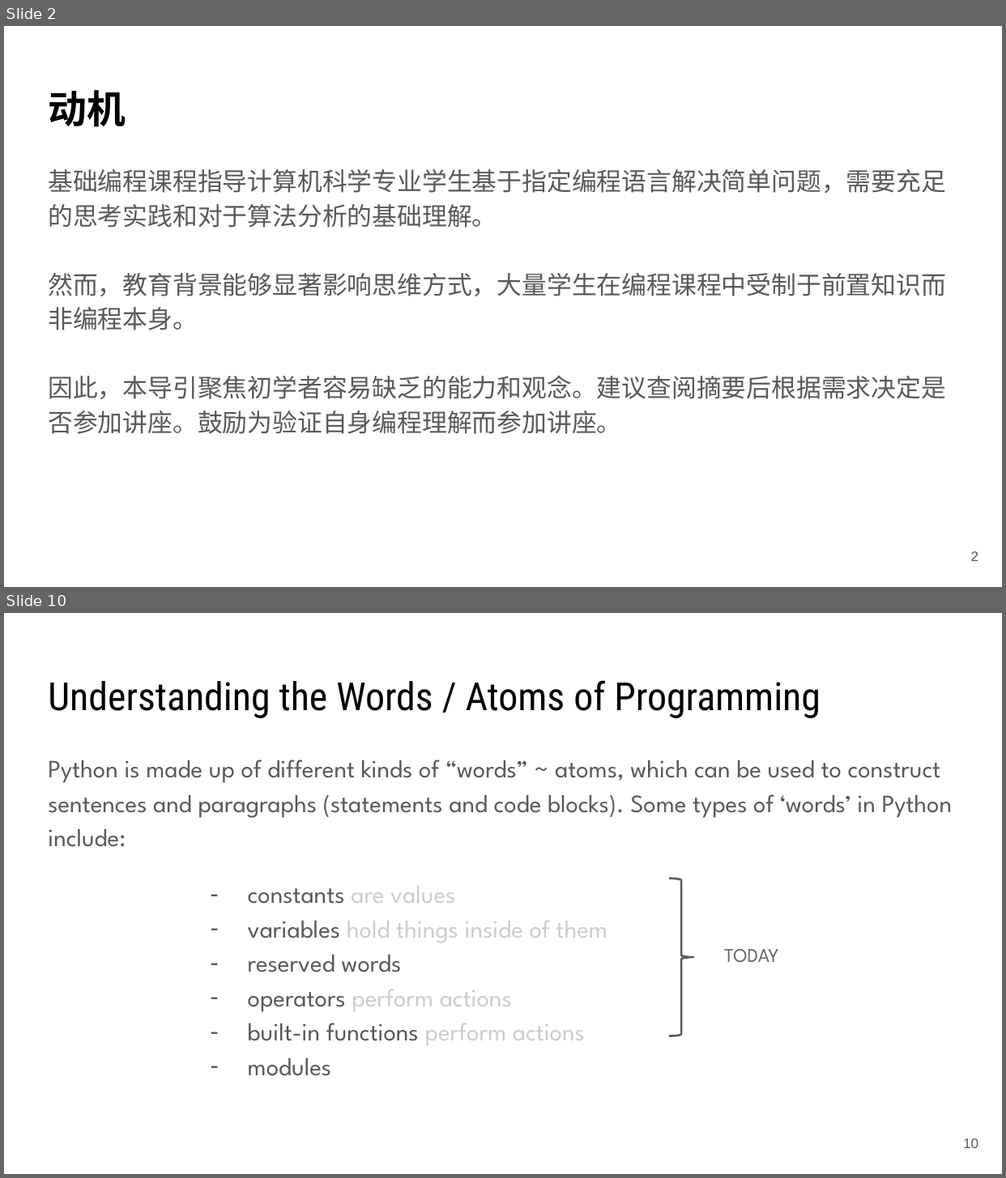
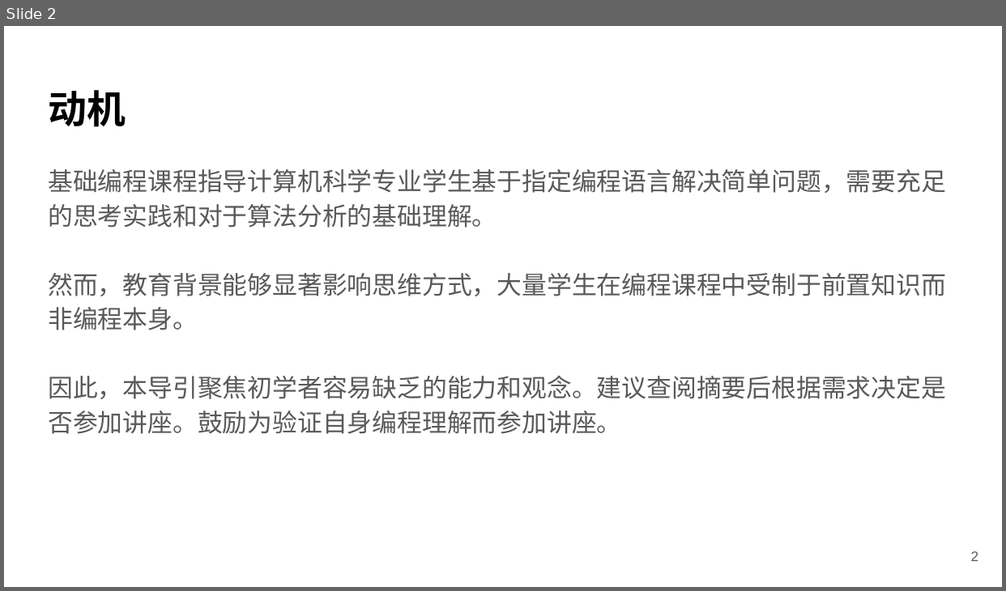
Before and after one commit to Saisyc/From-Algorithm-To-Implementation, a slide deck: 第1章 面向计算机科学专业学生的程序设计基础课程导引/第1讲 日常活动中的计算思维/第1讲 日常活动中的计算思维.pptx. Shown one above the other, each under a label of ours: slides 2 and 10 before the commit, slide 2 after it; the slides between them are not shown. The pictures are 1006x1178 and 1006x591 pixels, drawn with LibreOffice and Linux fonts; fonts in the diff are those of the drawing. Boxes give left, top, right and bottom in pixels: in the first picture for what was removed or moved away, otherwise in the second. Text is boxed around its words. In the diff, an @@ line names an element or a change of style, - is before the commit and + after.

```diff
--- a/第1章 面向计算机科学专业学生的程序设计基础课程导引/第1讲 日常活动中的计算思维/第1讲 日常活动中的计算思维.pptx
+++ b/第1章 面向计算机科学专业学生的程序设计基础课程导引/第1讲 日常活动中的计算思维/第1讲 日常活动中的计算思维.pptx
@@ slide 10 removed at box(4, 613, 1002, 1174), background #FFFFFF @@
@@ title removed at box(48, 680, 820, 718) @@
-Understanding the Words / Atoms of Programming
@@ text removed at box(48, 760, 953, 1076) @@
-Python is made up of different kinds of “words” ~ atoms, which can be used to construct sentences and paragraphs (statements and code blocks). Some types of ‘words’ in Python include:
-– constants are values
-– variables hold things inside of them
-– reserved words
-– operators perform actions
-– built-in functions perform actions
-– modules
@@ right brace removed at box(669, 879, 693, 1036) @@
@@ text removed at box(724, 949, 778, 962) @@
-TODAY
@@ page number removed at box(963, 1139, 978, 1148) @@
-10
```
Also in this commit, not shown: 55 other slides removed, 2 other files.
